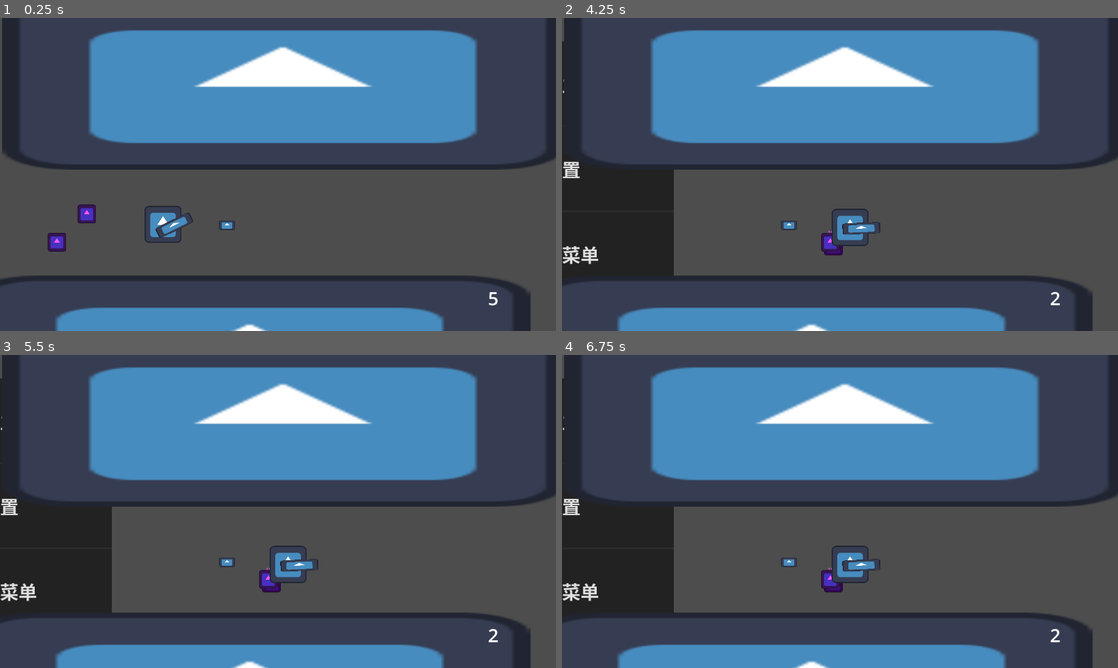
Above: before the commit, frames 1-4 (two rows, left to right).
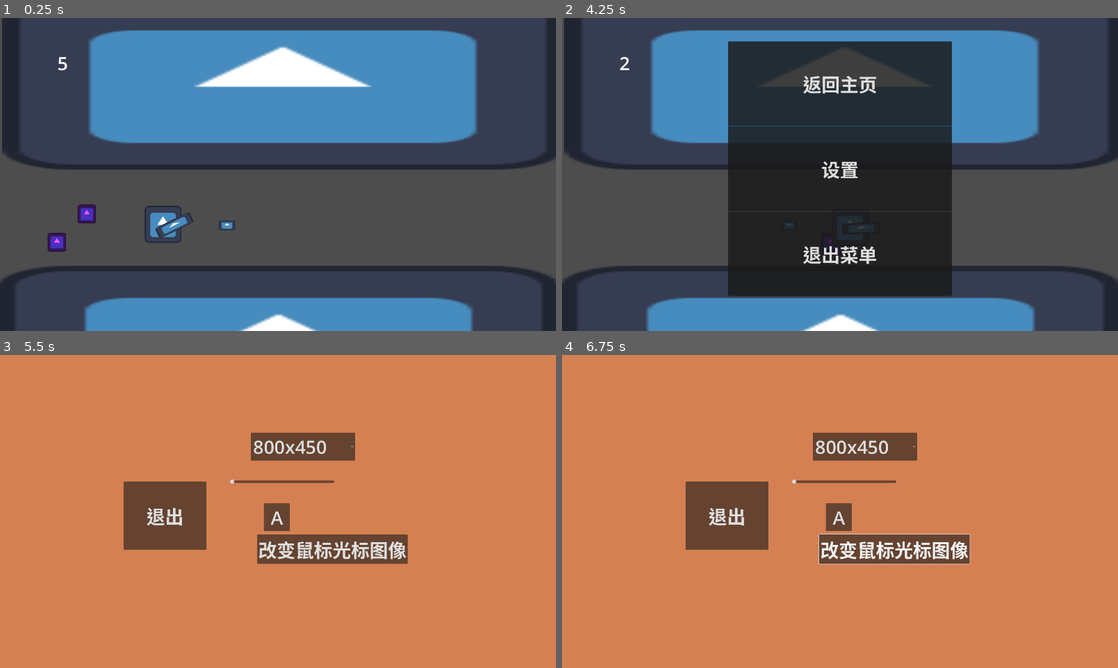
Above: after the commit, the same moments.

Repository: Ye96516/hahah
Game: Godot game, scene res://scenes/level1/level1.tscn
Two runs of this game, one before a commit and one after it. Both use one fixed random seed, a clock stepped at 60 frames per second and the inputs below. This scene is started directly instead of the project's main scene. The engine's default icon, where the game draws it, is replaced by a stand-in: a white triangle on a blue panel in a dark square.
Inputs (mouse positions are in pixels of both pictures, inside the frame that each line leads up to):
- Up to frame 1 (0.25 s): no input
- Up to frame 2 (4.25 s): tap Enter at 0.5 s; move the mouse to (962, 158) at 0.52 s; hold D (move_right) 0.53-1.28 s; tap W (move_top) at 0.6, 2.85 s; click (962, 158) at 0.67 s; move the mouse to (728, 190) at 1.27 s; hold S (move_down) 1.28-2.03 s; tap E (pick_up) at 1.35, 3.6 s; move the mouse to (895, 105) at 2.02 s; press the mouse at (895, 105) at 2.03 s; hold D (move_right) 2.03-2.78 s; move the mouse to (812, 237) at 2.77 s; release the mouse at (812, 237) at 2.78 s; hold Shift (speed_up) 2.78-3.53 s; click (812, 237) at 2.92 s; move the mouse to (1006, 221) at 3.52 s; hold A (move_left) from 3.53 s (still down); tap Escape (pause) at 4.15 s
- Up to frame 3 (5.5 s): release A (move_left) at 4.25 s; click (278, 420) at 4.25 s, where only the run after the commit has a clickable "返回主页"; click (283, 473) at 5 s, where only the run after the commit has a clickable "设置"
- Up to frame 4 (6.75 s): click (895, 549) at 5.75 s, where only the run after the commit has a clickable "改变鼠标光标图像"; click (845, 411) at 6.5 s, where only the run after the commit has a clickable "开始游戏"

The runs differ from the first frame. In frame 1, 8.1% of the frame differs, in the area x 0-100%, y 12-100%; in frame 2, 45%; in frame 3, 100%, in the area x 0-100%, y 0-100%; in frame 4, 100%.

Commit message:
修了点bug

Diff:
--- /dev/null
+++ b/scenes/door/door.gd
@@ -0,0 +1,9 @@
+extends Area2D
+
+@export var wave:int=3
+@export var time:float
+
+
+
+func _on_body_entered(body: Node2D) -> void:
+	pass # Replace with function body.
--- /dev/null
+++ b/scenes/door/door.tscn
@@ -0,0 +1,13 @@
+[gd_scene load_steps=2 format=3 uid="uid://p10m2bbfrblo"]
+
+[ext_resource type="Script" path="res://scenes/door/door.gd" id="1_0ww22"]
+
+[node name="Door" type="Area2D"]
+script = ExtResource("1_0ww22")
+
+[node name="DoorSprite" type="Sprite2D" parent="."]
+
+[node name="Timer" type="Timer" parent="."]
+one_shot = true
+
+[connection signal="body_entered" from="." to="." method="_on_body_entered"]
--- a/scenes/level1/level1.tscn
+++ b/scenes/level1/level1.tscn
@@ -65,14 +65,14 @@
 texture = ExtResource("2_5wjv8")
 
 [node name="Obstacle2" parent="Obstacles" instance=ExtResource("1_n82hs")]
-position = Vector2(-115, 957)
+position = Vector2(-26, 957)
 
 [node name="CollisionShape2D" type="CollisionShape2D" parent="Obstacles/Obstacle2"]
 position = Vector2(988, 211.75)
 shape = SubResource("RectangleShape2D_ajp75")
 
 [node name="Icon" type="Sprite2D" parent="Obstacles/Obstacle2"]
-position = Vector2(977, 228)
+position = Vector2(988, 194)
 scale = Vector2(15.1563, 4.625)
 texture = ExtResource("2_5wjv8")
 
--- a/scenes/pause_menu/pause_menu.tscn
+++ b/scenes/pause_menu/pause_menu.tscn
@@ -10,6 +10,7 @@
 
 [node name="PauseMenu" type="Control"]
 process_mode = 3
+z_index = 3
 layout_mode = 3
 anchors_preset = 15
 anchor_right = 1.0
--- a/scenes/player/data/player.tres
+++ b/scenes/player/data/player.tres
@@ -6,12 +6,12 @@
 script = ExtResource("1_uhmyd")
 entity = {
 "ap": 10,
-"atk_speed": 0.2,
+"atk_speed": 0.0,
 "defense": 0,
 "health": 100,
 "max_quantity": 5,
 "name": "player",
 "quantity": 5,
-"reload_cd": 0.5,
+"reload_cd": 0.0,
 "speed": 30000
 }
--- a/scenes/player/player.gd
+++ b/scenes/player/player.gd
@@ -6,6 +6,7 @@
 @onready var show_node: Node2D = $Show
 @onready var soda_can: Sprite2D = $Show/SodaCan
 @onready var pause_menu:=preload("res://scenes/pause_menu/pause_menu.tscn")
+@onready var canvas_layer: CanvasLayer = $CanvasLayer
 
 @export var self_res:EntityAtrributes
 
@@ -58,7 +59,7 @@
 func _input(event: InputEvent) -> void:
 	if event.is_action_pressed("pause"):
 		var pause_menu_ins:=pause_menu.instantiate()
-		get_parent().call_deferred("add_child",pause_menu_ins)
+		canvas_layer.call_deferred("add_child",pause_menu_ins)
 		get_tree().paused=!get_tree().paused
 
 	#加速
--- a/scenes/player/player.tscn
+++ b/scenes/player/player.tscn
@@ -63,9 +63,9 @@
 [node name="BulletQuantity" type="Label" parent="CanvasLayer"]
 unique_name_in_owner = true
 z_index = 2
-offset_left = 1685.0
-offset_top = 922.0
-offset_right = 1901.0
-offset_bottom = 1067.0
+offset_left = 198.0
+offset_top = 111.0
+offset_right = 414.0
+offset_bottom = 256.0
 theme_override_font_sizes/font_size = 64
 text = "1"
--- a/scenes/setting/setting.tscn
+++ b/scenes/setting/setting.tscn
@@ -15,6 +15,7 @@
 bg_color = Color(0.836843, 0.503893, 0.322688, 1)
 
 [node name="Setting" type="Control"]
+z_index = 4
 layout_mode = 3
 anchors_preset = 15
 anchor_right = 1.0
@@ -56,6 +57,7 @@
 script = ExtResource("4_8qoxy")
 
 [node name="MoveRight" type="Button" parent="ChangeKeyPos"]
+layout_mode = 0
 offset_left = 911.0
 offset_top = 512.0
 offset_right = 1001.0
--- a/scenes/start_menu/exit.gd
+++ b/scenes/start_menu/exit.gd
@@ -1,11 +1,5 @@
 extends Button
 
 
-# Called when the node enters the scene tree for the first time.
-func _ready() -> void:
-	pass # Replace with function body.
-
-
-# Called every frame. 'delta' is the elapsed time since the previous frame.
-func _process(delta: float) -> void:
-	pass
+func _on_pressed() -> void:
+	get_tree().quit()
--- a/scenes/start_menu/start_menu.tscn
+++ b/scenes/start_menu/start_menu.tscn
@@ -54,3 +54,4 @@
 
 [connection signal="pressed" from="Main/VBoxContainer/StartGame" to="Main/VBoxContainer/StartGame" method="_on_pressed"]
 [connection signal="pressed" from="Main/VBoxContainer/Setting" to="Main/VBoxContainer/Setting" method="_on_pressed"]
+[connection signal="pressed" from="Main/VBoxContainer/Exit" to="Main/VBoxContainer/Exit" method="_on_pressed"]
Not shown: 4 places in scenes/level1/level1.tscn that only renumber resources
